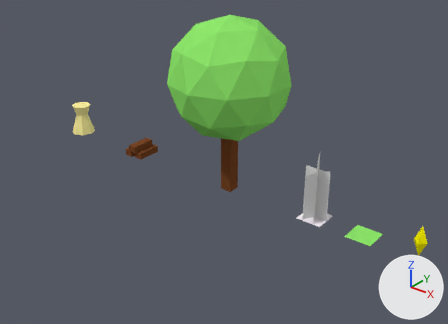
Two versions of the Blender file basic.blend, one commit apart.
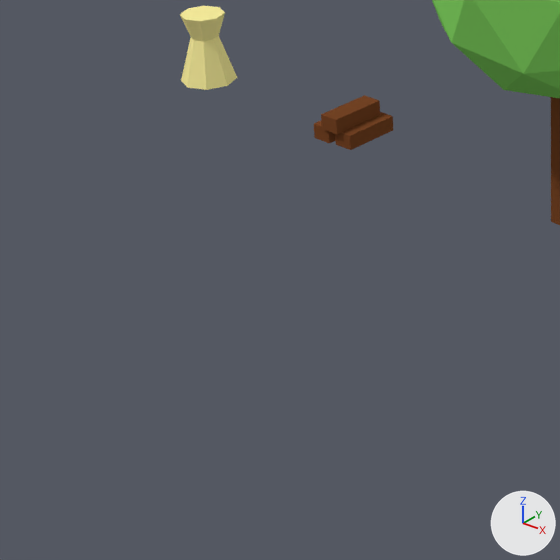
Each version is shown whole from a 50 mm camera at (13.74, -17.53, 11.83) aimed at (1.34, -2.02, 2.22), then close up on the part from 0% to 50% of the width and 31% to 100% of the height. Lighting does not change. The marker at lower right points along +X, +Y and +Z.

In view in the first close-up: 'Logs', 'Tree', 'WheatSheaf'.
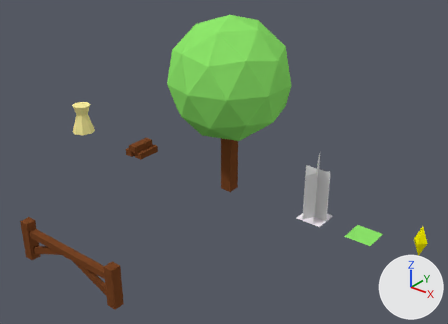
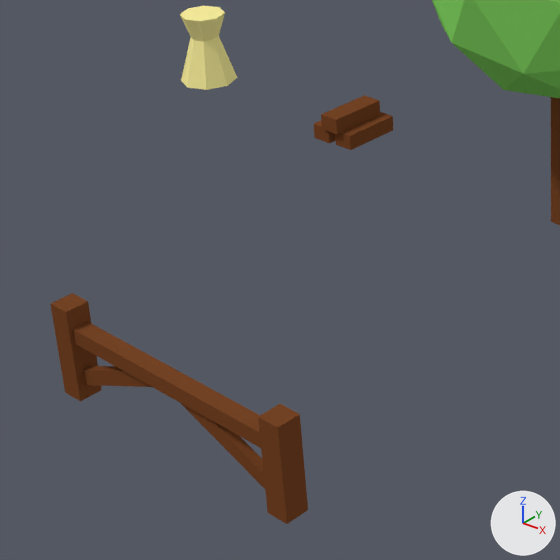
Pixel boxes [x1, y1, x2, y2] of what changed, in the close-ups (560 x 560 px):
'GardenFence', added (brown): after [50, 293, 308, 524]

Edits to the bpy script that builds the scene:
```text
Add me_cube_006:
    me_cube_006.from_pydata(...)  # 40 vertices, 24 faces; spans x -2.17..2.17, y -0.02..1.36, z -0.17..0.17
    me_cube_006.materials.append(mat_treetrunk)  # brown #774526
Add ob_gardenfence:
    ob_gardenfence = bpy.data.objects.new('GardenFence', me_cube_006)
    ob_gardenfence.location = (0.0, -8.0, 0.0)
    ob_gardenfence.rotation_euler = (1.571, 0.0, 0.0)  # degrees (90, 0, 0)
```
